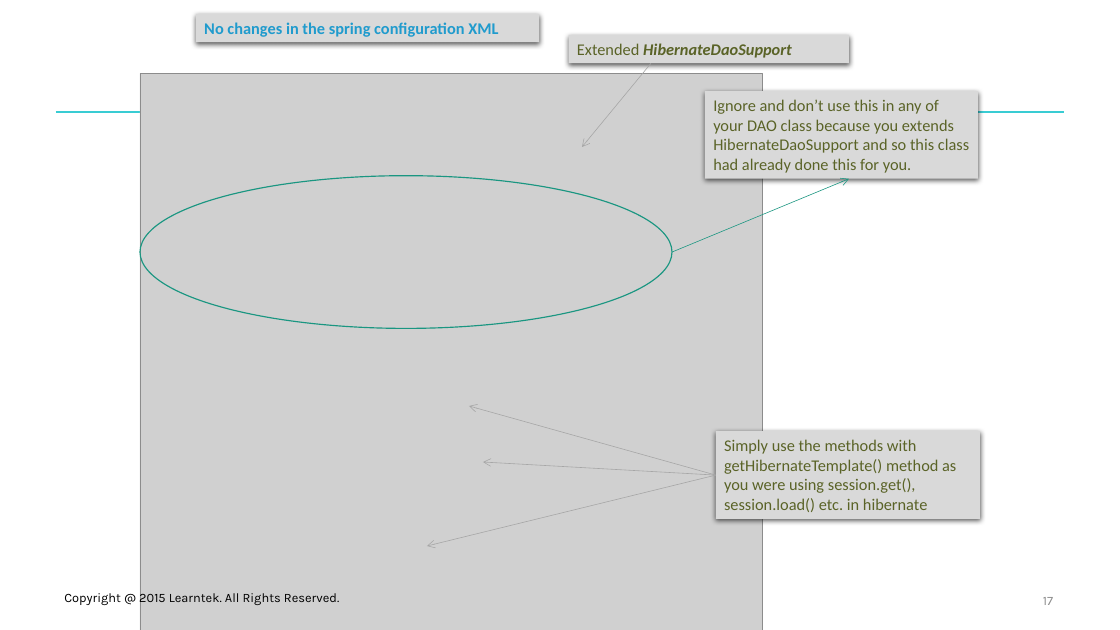
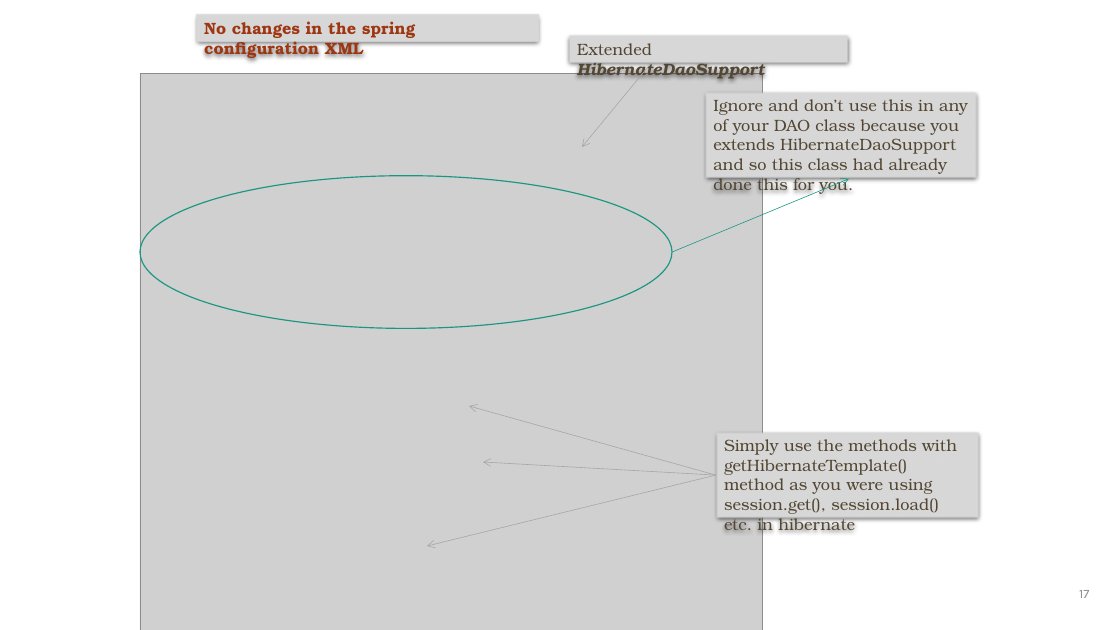
Before and after one commit to santoshkar/Spring, a slide deck: slide 17 of Presentations/Part-5-Spring hibernate.pptx. Drawn at 1120x630 pixels with LibreOffice and Linux fonts; fonts in the diff are those of the drawing; grey boxes stand for pictures; background and template pictures are left out. Boxes give left, top, right and bottom in pixels: in the first picture for what was removed or moved away, otherwise in the second. Text is boxed around its words. In the diff, an @@ line names an element or a change of style, - is before the commit and + after.

Commit message:
Removed learntek

```diff
--- a/Presentations/Part-5-Spring hibernate.pptx
+++ b/Presentations/Part-5-Spring hibernate.pptx
@@ rectangle "No changes in the spring ..." at box(196, 14, 539, 43): font Calibri to TeX Gyre Bonum, text colour #209BCD to #9E3611; shadow changed @@
@@ line removed from (56, 112) to (1065, 112) @@
@@ font Calibri to TeX Gyre Bonum, text colour #5A6327 to #534733; shadow changed in 3 elements at box(569, 35, 849, 64), box(705, 92, 978, 179), box(716, 431, 981, 518) @@
@@ text removed at box(64, 591, 339, 607) @@
-Copyright @ 2015 Learntek. All Rights Reserved.
@@ page number: place and size @@
-page number at box(1043, 597, 1053, 605)
+page number at box(1079, 590, 1089, 598)
@@ ellipse added at box(1050, 575, 1087, 612), outline #FFFFFF 1 pt @@
```
Also in this commit, not shown: 19 other slides changed, 7 other files.
